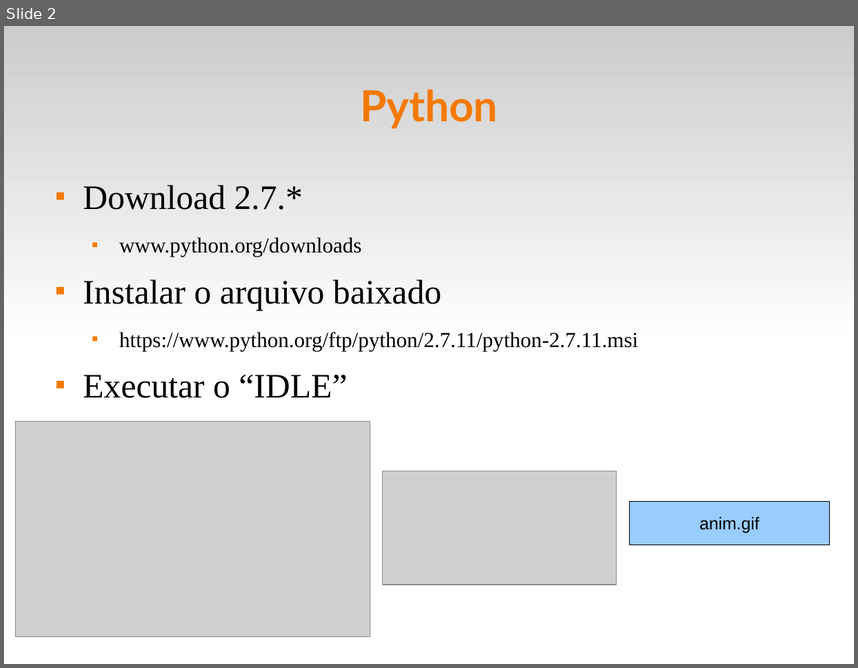
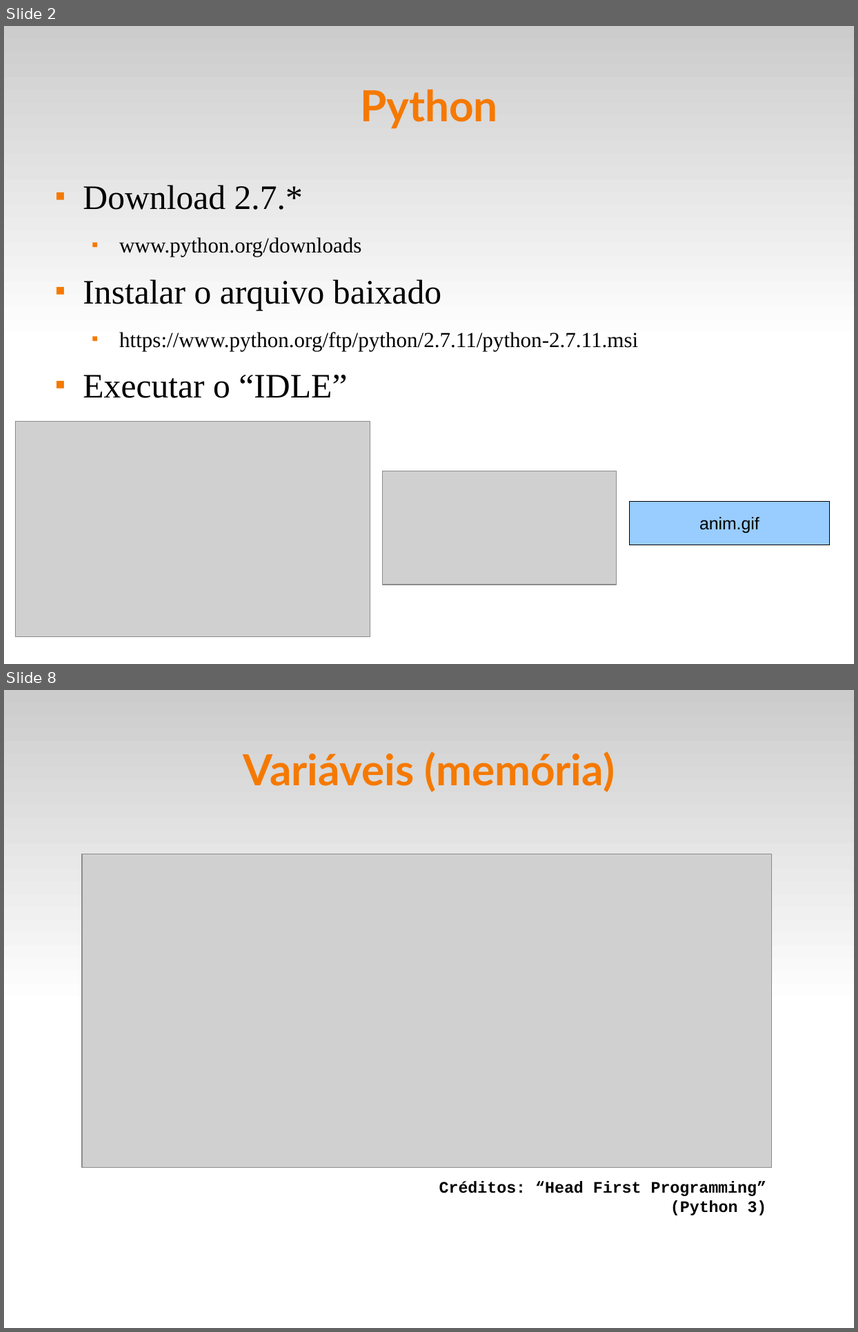
Before and after one commit to fsantanna-uerj/IPD, a slide deck: slides/ipd-02.odp. Shown one above the other, each under a label of ours: slide 2 before the commit, slides 2 and 8 after it; the slides between them are not shown. The pictures are 858x668 and 858x1332 pixels, drawn with LibreOffice and Linux fonts; fonts in the diff are those of the drawing; grey boxes stand for pictures. Boxes give left, top, right and bottom in pixels: in the first picture for what was removed or moved away, otherwise in the second. Text is boxed around its words. In the diff, an @@ line names an element or a change of style, - is before the commit and + after.

```diff
--- a/slides/ipd-02.odp
+++ b/slides/ipd-02.odp
@@ slide 8 added at bbox=[4, 690, 854, 1328], background #FFFFFF; not listed: 1 template element that a slide beside it also shows @@
@@ title added at bbox=[243, 751, 615, 792], 40 pt, text #F57900, bold @@
+Variáveis (memória)
@@ picture added at bbox=[82, 854, 771, 1167] @@
@@ text added at bbox=[439, 1181, 767, 1215], 15 pt, text #000000, bold @@
+Créditos: “Head First Programming”
+(Python 3)
```
Also in this commit, not shown: 10 other slides added, 10 other files.
